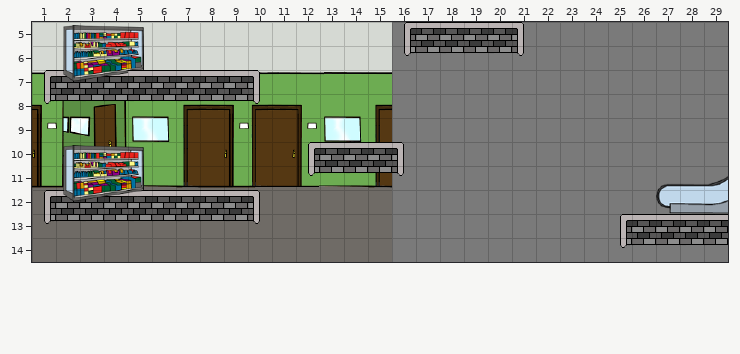
Level history. Tiled map (JSON): data/map/smarkt_start.json. Above is the file before it was changed.
Cells are 32x32 px. Shown: x 1..29, y 5..14.
Once edited:
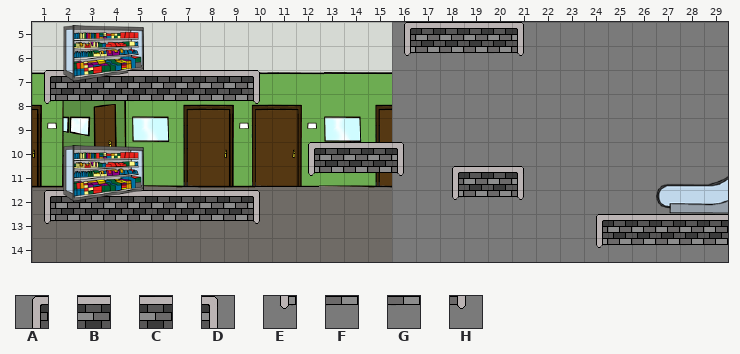
Key: from "Tileset-Supermarkt": A 1, B 2, C 3, D 4, E 13, F 14, G 15, H 16.
_ is an empty cell.
From old to new:
{"where": "layer \"Vordergrund\""}
{"y":11,"x":18,"old":"____","new":"ABCD"}
{"y":12,"x":18,"old":"____","new":"EFGH"}
{"y":13,"x":24,"old":"_A","new":"AB"}
{"y":14,"x":24,"old":"_E","new":"EF"}
{"label":"added","picture_box":[452,166,524,200]}
{"label":"changed","picture_box":[596,214,630,248]}
